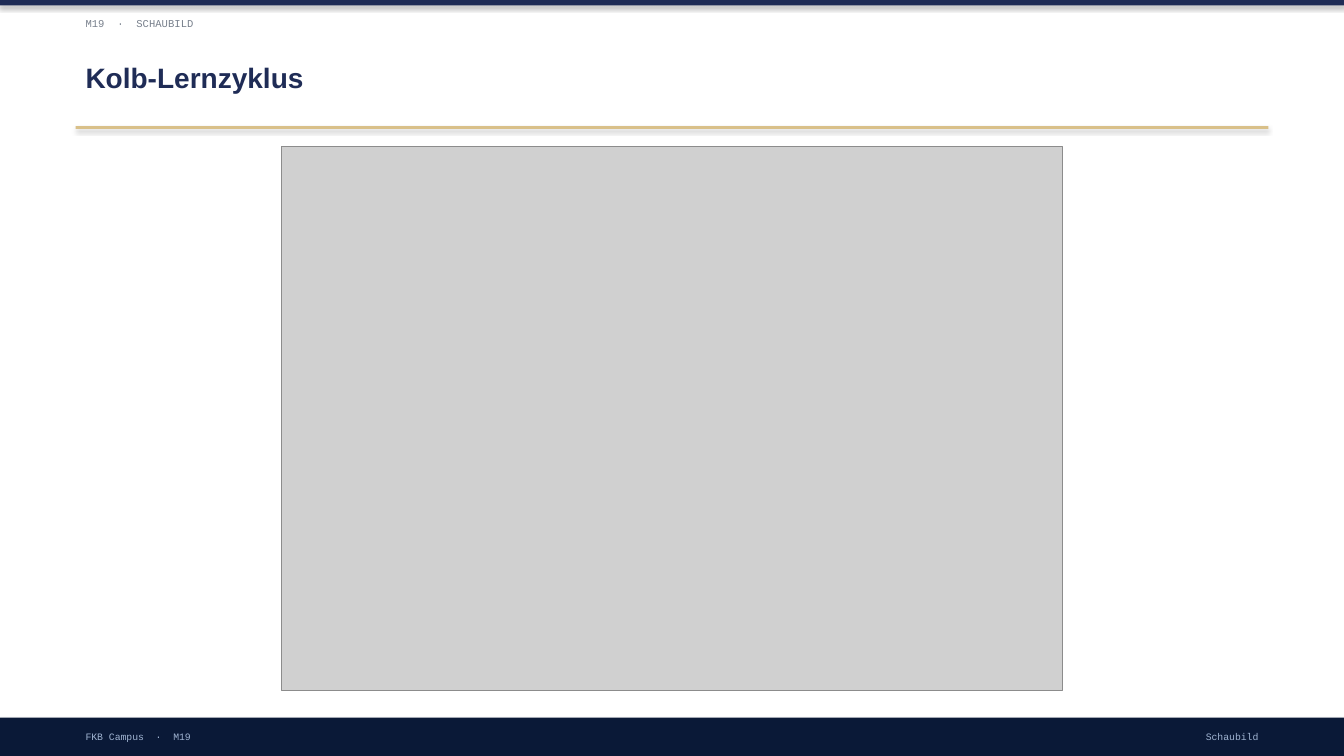
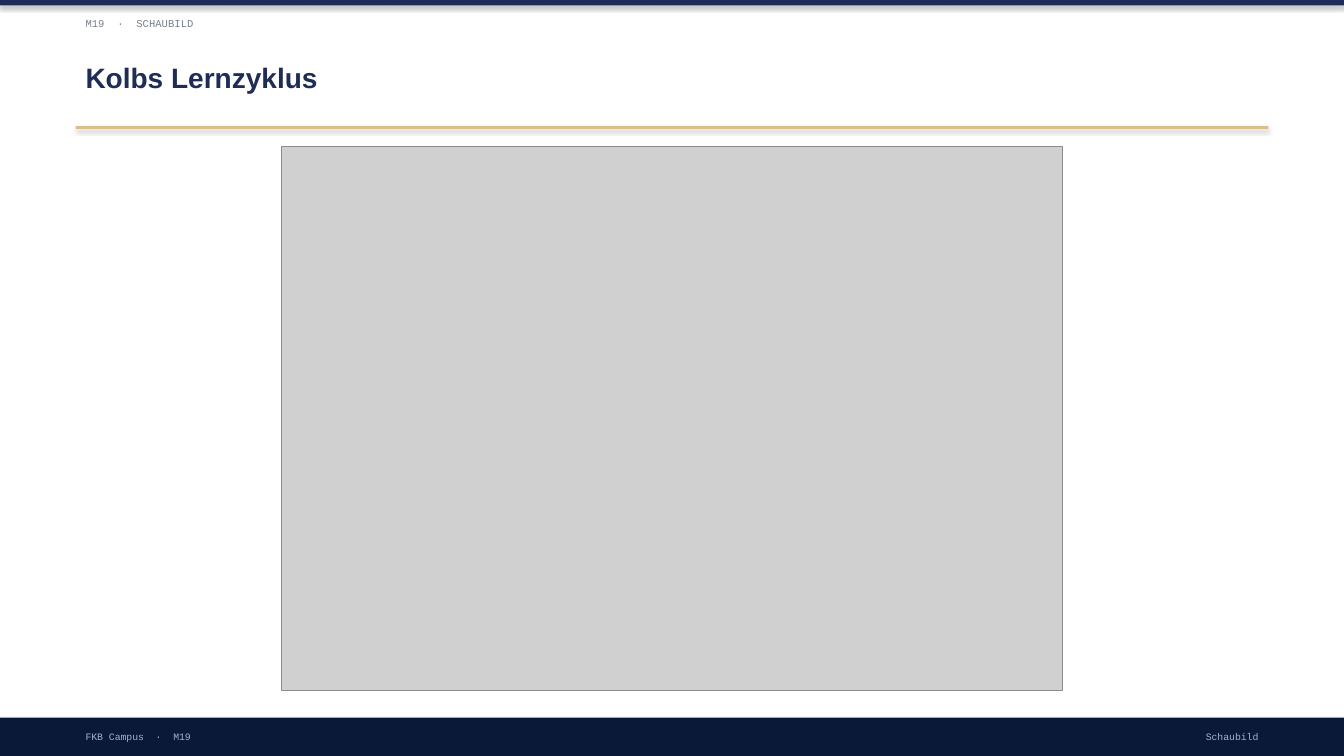
Before and after one commit to ck5rqc47pr-byte/firmenkundenakademie-online, a slide deck: slide 9 of protected-downloads/praesentation/M19.pptx (slide 6 before the commit). Drawn at 1344x756 pixels with LibreOffice and Linux fonts; fonts in the diff are those of the drawing; grey boxes stand for pictures. Boxes give left, top, right and bottom in pixels: in the first picture for what was removed or moved away, otherwise in the second. Text is boxed around its words. In the diff, an @@ line names an element or a change of style, - is before the commit and + after.

```diff
--- a/protected-downloads/praesentation/M19.pptx
+++ b/protected-downloads/praesentation/M19.pptx
@@ text at (86, 67, 317, 93): text changed @@
-Kolb-Lernzyklus
+Kolbs Lernzyklus
```
Also in this commit, not shown: 2 other slides changed, 7 slides added, 8 slides removed, 1 other file.
